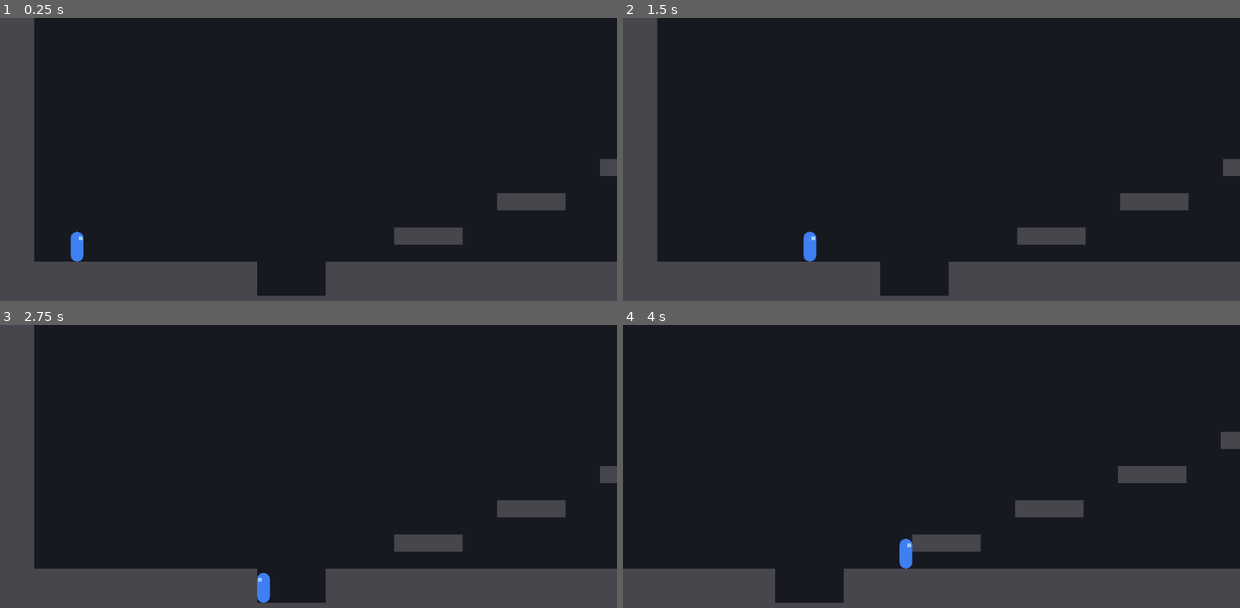
Above: before the commit, frames 1-4 (two rows, left to right).
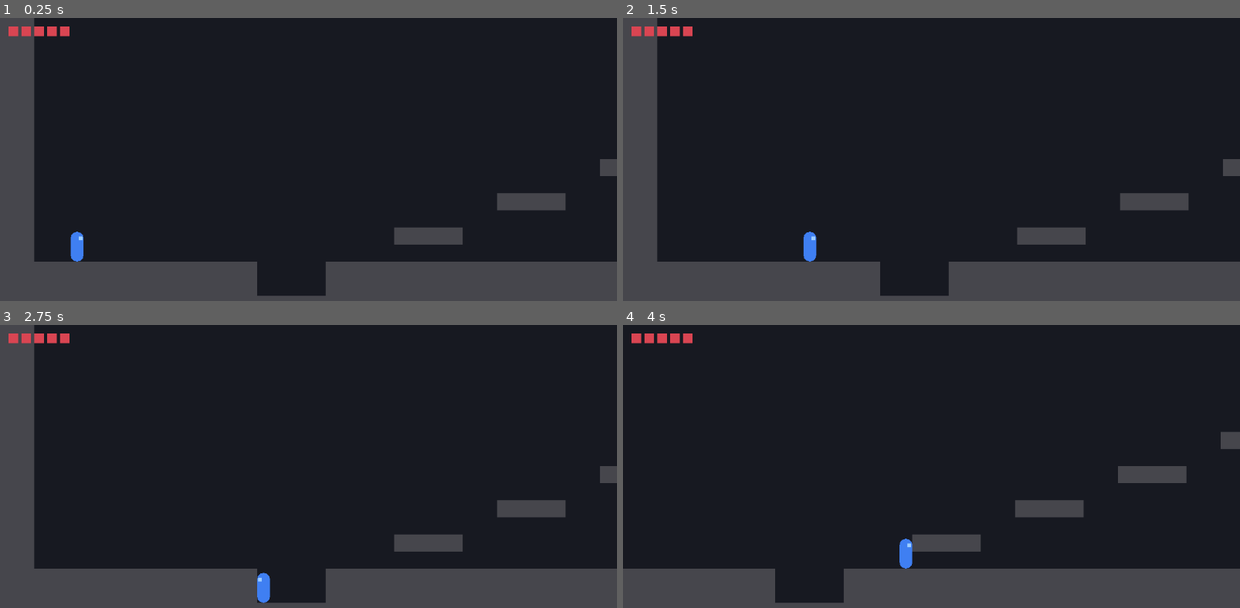
Above: after the commit, the same moments.

Repository: amin8448/rostam_haft_khan
Game: Godot game, scene res://scenes/world/main.tscn
Two runs of this game, one before a commit and one after it. Both use one fixed random seed, a clock stepped at 60 frames per second and the inputs below.
Inputs:
- Up to frame 1 (0.25 s): no input
- Up to frame 2 (1.5 s): tap Enter at 0.5 s; hold Right (move_right) from 0.53 s (still down); tap Z (attack) at 0.6 s; tap Space (jump) at 0.77, 0.8, 1.07, 1.35 s
- Up to frame 3 (2.75 s): tap Space (jump) at 1.52, 1.82, 2.3 s; tap Z (attack) at 1.55, 2.1 s; release Right (move_right) at 2.03 s; hold Left (move_left) from 2.03 s (still down)
- Up to frame 4 (4 s): release Left (move_left) at 2.78 s; hold Right (move_right) from 2.78 s (still down); tap Z (attack) at 2.85 s; tap Space (jump) at 3.02, 3.32, 3.6, 3.77 s

The runs differ from the first frame. In frame 1, 0.3% of the frame differs, in the area x 1-12%, y 2-7%; in frame 2, 0.3%; in frame 3, 0.3%; in frame 4, 0.3%.

Commit message:
Add Rostam's health, invulnerability, death, respawn and the HUD
Section 5. Five hits, 0.8 s of flickering invulnerability, knockback away from
the source, and 0.15 s of control loss so a hit interrupts instead of being
something you can run straight through. Gravity and the knockback keep applying
during the stun; only input is ignored.

The hurtbox is a direct child rather than a child of Visuals, for two reasons:
it must not flip with the sprite, and the invulnerability flicker hides Visuals
without also switching off the ability to be hit.

respawn() clears every timer, the combo index, the buffered attack, the air
attack flag, velocity, facing and any half-open hitbox. Death that leaves stale
state is how a respawned player ends up invisible, invulnerable or mid-swing.

Death fades to black, resets while the screen is black so the camera snap is
never seen, then fades back in. Room.reset() lets children opt in by having a
reset() of their own, so the room does not need to know what lives in it.

The HUD builds its pips from max_health rather than from a fixed node count, so
the health total stays one tunable number.

No autoload, as proposed: main.gd already owns the room, the player, the camera
and the HUD, which is everything the death sequence touches.

Co-Authored-By: Claude Opus 5 (1M context) <noreply@anthropic.com>

Diff:
--- a/scenes/player/rostam.tscn
+++ b/scenes/player/rostam.tscn
@@ -1,7 +1,8 @@
-[gd_scene load_steps=5 format=3]
+[gd_scene load_steps=7 format=3]
 
 [ext_resource type="Script" path="res://scripts/player/rostam.gd" id="1_rostam"]
 [ext_resource type="Script" path="res://scripts/combat/hitbox.gd" id="2_hitbox"]
+[ext_resource type="Script" path="res://scripts/combat/hurtbox.gd" id="3_hurtbox"]
 
 [sub_resource type="CapsuleShape2D" id="CapsuleShape2D_body"]
 radius = 12.0
@@ -9,6 +10,10 @@
 
 [sub_resource type="RectangleShape2D" id="RectangleShape2D_sword"]
 size = Vector2(34, 24)
+
+[sub_resource type="CapsuleShape2D" id="CapsuleShape2D_hurt"]
+radius = 12.0
+height = 56.0
 
 [node name="Rostam" type="CharacterBody2D"]
 collision_layer = 2
@@ -46,3 +51,13 @@
 
 [node name="CollisionShape2D" type="CollisionShape2D" parent="."]
 shape = SubResource("CapsuleShape2D_body")
+
+[node name="Hurtbox" type="Area2D" parent="."]
+collision_layer = 64
+collision_mask = 0
+monitoring = false
+script = ExtResource("3_hurtbox")
+body_path = NodePath("..")
+
+[node name="CollisionShape2D" type="CollisionShape2D" parent="Hurtbox"]
+shape = SubResource("CapsuleShape2D_hurt")
--- /dev/null
+++ b/scenes/ui/health_hud.tscn
@@ -0,0 +1,6 @@
+[gd_scene load_steps=2 format=3]
+
+[ext_resource type="Script" path="res://scripts/ui/health_hud.gd" id="1_hud"]
+
+[node name="HealthHud" type="CanvasLayer"]
+script = ExtResource("1_hud")
--- a/scenes/world/main.tscn
+++ b/scenes/world/main.tscn
@@ -1,9 +1,10 @@
-[gd_scene load_steps=5 format=3]
+[gd_scene load_steps=6 format=3]
 
 [ext_resource type="Script" path="res://scripts/world/main.gd" id="1_main"]
 [ext_resource type="PackedScene" path="res://scenes/rooms/khan1_01_marsh.tscn" id="2_room"]
 [ext_resource type="PackedScene" path="res://scenes/player/rostam.tscn" id="3_rostam"]
 [ext_resource type="Script" path="res://scripts/world/game_camera.gd" id="4_camera"]
+[ext_resource type="PackedScene" path="res://scenes/ui/health_hud.tscn" id="5_hud"]
 
 [node name="Main" type="Node2D"]
 script = ExtResource("1_main")
@@ -14,3 +15,17 @@
 
 [node name="GameCamera" type="Camera2D" parent="."]
 script = ExtResource("4_camera")
+
+[node name="HealthHud" parent="." instance=ExtResource("5_hud")]
+
+[node name="FadeLayer" type="CanvasLayer" parent="."]
+layer = 10
+
+[node name="Fade" type="ColorRect" parent="FadeLayer"]
+anchors_preset = 15
+anchor_right = 1.0
+anchor_bottom = 1.0
+grow_horizontal = 2
+grow_vertical = 2
+mouse_filter = 2
+color = Color(0, 0, 0, 0)
--- a/scripts/player/rostam.gd
+++ b/scripts/player/rostam.gd
@@ -1,7 +1,10 @@
 class_name Rostam
 extends CharacterBody2D
 
-enum State { IDLE, RUN, JUMP, FALL, ATTACK }
+signal health_changed(current: int, maximum: int)
+signal died
+
+enum State { IDLE, RUN, JUMP, FALL, ATTACK, DEAD }
 
 ## Indices 0 to 2 are the ground combo, index 3 is the air attack. One set of
 ## arrays rather than two so every swing goes through the same code path.
@@ -55,6 +58,16 @@
 ## back to the first hit.
 @export var combo_reset_time: float = 0.4
 
+@export_group("Health")
+@export var max_health: int = 5
+## Invulnerability after taking a hit, flickering so it is readable.
+@export var invulnerable_time: float = 0.8
+@export var flicker_interval: float = 0.06
+## Brief loss of control on being hit, so a hit interrupts rather than being
+## something you can run straight through.
+@export var control_loss_time: float = 0.15
+
+var health: int = 5
 var state: State = State.IDLE
 var facing: int = 1
 
@@ -67,25 +80,39 @@
 var _step_remaining: float = 0.0
 var _attack_buffered: bool = false
 var _air_attack_used: bool = false
+var _invuln_timer: float = 0.0
+var _control_timer: float = 0.0
+var _flicker_timer: float = 0.0
 
 @onready var _visuals: Node2D = $Visuals
 @onready var _sword: Hitbox = $Visuals/SwordHitbox
 
 
+func _ready() -> void:
+	health = max_health
+	health_changed.emit(health, max_health)
+
+
 func _physics_process(delta: float) -> void:
+	if state == State.DEAD:
+		return
+
 	# Hit pause freezes this body only. The camera keeps running, which is the
 	# whole reason this is not Engine.time_scale.
 	if _hit_pause_timer > 0.0:
 		_hit_pause_timer -= delta
 		return
 
-	var input_x: float = Input.get_axis("move_left", "move_right")
-
 	_update_timers(delta)
+
+	# Control loss is what makes a hit land: input is ignored for a moment, but
+	# gravity and the knockback keep applying.
+	var stunned: bool = _control_timer > 0.0
+	var input_x: float = 0.0 if stunned else Input.get_axis("move_left", "move_right")
 
 	if state == State.ATTACK:
 		_update_swing(delta)
-	else:
+	elif not stunned:
 		_try_start_attack()
 
 	if state == State.ATTACK:
@@ -97,7 +124,7 @@
 
 	# Jump after gravity, so the launch tick is exactly -jump_velocity rather
 	# than one tick of gravity short of it.
-	if state != State.ATTACK:
+	if state != State.ATTACK and not stunned:
 		_handle_jump()
 
 	move_and_slide()
@@ -121,6 +148,74 @@
 
 func is_attacking() -> bool:
 	return state == State.ATTACK
+
+
+func is_invulnerable() -> bool:
+	return _invuln_timer > 0.0
+
+
+func is_dead() -> bool:
+	return state == State.DEAD
+
+
+## Returns true only when damage was actually applied, so the attacker can tell
+## a real hit from one absorbed by invulnerability.
+func take_damage(amount: int, knockback: Vector2, _source: Node2D) -> bool:
+	if amount <= 0 or state == State.DEAD or _invuln_timer > 0.0:
+		return false
+
+	health = maxi(health - amount, 0)
+	health_changed.emit(health, max_health)
+	_cancel_swing()
+
+	if health == 0:
+		state = State.DEAD
+		velocity = Vector2.ZERO
+		_invuln_timer = 0.0
+		_visuals.visible = true
+		died.emit()
+		return true
+
+	_invuln_timer = invulnerable_time
+	_control_timer = control_loss_time
+	_flicker_timer = flicker_interval
+	velocity = knockback
+	state = State.IDLE if is_on_floor() else State.FALL
+	return true
+
+
+## Puts Rostam back at a spawn point with nothing left over from the run that
+## killed him: no timers, no combo, no velocity, no half-open hitbox.
+func respawn(at: Vector2) -> void:
+	global_position = at
+	velocity = Vector2.ZERO
+	health = max_health
+	state = State.IDLE
+	facing = 1
+
+	_coyote_timer = 0.0
+	_jump_buffer_timer = 0.0
+	_hit_pause_timer = 0.0
+	_invuln_timer = 0.0
+	_control_timer = 0.0
+	_flicker_timer = 0.0
+	_combo_timer = 0.0
+	_swing_index = 0
+	_swing_timer = 0.0
+	_step_remaining = 0.0
+	_attack_buffered = false
+	_air_attack_used = false
+
+	_sword.deactivate()
+	_visuals.visible = true
+	_visuals.scale.x = 1.0
+	health_changed.emit(health, max_health)
+
+
+func _cancel_swing() -> void:
+	_sword.deactivate()
+	_step_remaining = 0.0
+	_attack_buffered = false
 
 
 func get_swing_index() -> int:
@@ -140,6 +235,21 @@
 		_jump_buffer_timer = maxf(_jump_buffer_timer - delta, 0.0)
 
 	_combo_timer = maxf(_combo_timer - delta, 0.0)
+	_control_timer = maxf(_control_timer - delta, 0.0)
+	_update_invulnerability(delta)
+
+
+func _update_invulnerability(delta: float) -> void:
+	if _invuln_timer <= 0.0:
+		return
+	_invuln_timer -= delta
+	if _invuln_timer <= 0.0:
+		_visuals.visible = true
+		return
+	_flicker_timer -= delta
+	if _flicker_timer <= 0.0:
+		_flicker_timer = flicker_interval
+		_visuals.visible = not _visuals.visible
 
 
 func _try_start_attack(from_buffer: bool = false) -> void:
--- a/scripts/rooms/room.gd
+++ b/scripts/rooms/room.gd
@@ -16,3 +16,12 @@
 		push_warning("Room '%s' has no PlayerSpawn marker." % name)
 		return global_position
 	return spawn.global_position
+
+
+## Puts the room back to its starting state after a death. Children opt in by
+## having a reset() of their own, so the room does not need to know what lives
+## in it.
+func reset() -> void:
+	for child in get_children():
+		if child.has_method("reset"):
+			child.reset()
--- /dev/null
+++ b/scripts/ui/health_hud.gd
@@ -0,0 +1,35 @@
+extends CanvasLayer
+
+## Five health pips, top-left. Section 5: nothing else yet.
+##
+## Pips are built in code rather than laid out in the scene so max_health stays
+## a single tunable number instead of a node count to keep in sync.
+
+@export var pip_size: Vector2 = Vector2(18, 18)
+@export var pip_gap: float = 6.0
+@export var margin: Vector2 = Vector2(16, 16)
+@export var full_color: Color = Color(0.85, 0.27, 0.32, 1)
+@export var empty_color: Color = Color(0.18, 0.18, 0.22, 1)
+
+var _pips: Array[ColorRect] = []
+
+
+func set_health(current: int, maximum: int) -> void:
+	_build(maximum)
+	for i in _pips.size():
+		_pips[i].color = full_color if i < current else empty_color
+
+
+func _build(count: int) -> void:
+	if _pips.size() == count:
+		return
+	for pip in _pips:
+		pip.queue_free()
+	_pips.clear()
+	for i in count:
+		var pip: ColorRect = ColorRect.new()
+		pip.size = pip_size
+		pip.position = margin + Vector2((pip_size.x + pip_gap) * i, 0.0)
+		pip.mouse_filter = Control.MOUSE_FILTER_IGNORE
+		add_child(pip)
+		_pips.append(pip)
--- a/scripts/world/main.gd
+++ b/scripts/world/main.gd
@@ -1,11 +1,51 @@
 extends Node2D
 
+## Owns the room, the player, the camera and the HUD, and runs the death and
+## respawn sequence. No autoload: everything death needs is already here.
+
+## Seconds to fade out, and again to fade back in. Section 5 asks for a fade to
+## black on death; the room transition fade in section 7 will reuse this.
+@export var fade_time: float = 0.25
+
+var _respawning: bool = false
+
 @onready var _room: Room = $Room
-@onready var _player: Node2D = $Rostam
+@onready var _player: Rostam = $Rostam
 @onready var _camera: GameCamera = $GameCamera
+@onready var _hud: CanvasLayer = $HealthHud
+@onready var _fade: ColorRect = $FadeLayer/Fade
 
 
 func _ready() -> void:
 	_player.global_position = _room.get_spawn_position()
 	_camera.set_bounds(_room.bounds)
 	_camera.set_target(_player)
+
+	_player.health_changed.connect(_on_health_changed)
+	_player.died.connect(_on_player_died)
+	_on_health_changed(_player.health, _player.max_health)
+
+
+func _on_health_changed(current: int, maximum: int) -> void:
+	if _hud.has_method("set_health"):
+		_hud.set_health(current, maximum)
+
+
+func _on_player_died() -> void:
+	if _respawning:
+		return
+	_respawning = true
+
+	var tween: Tween = create_tween()
+	tween.tween_property(_fade, "color:a", 1.0, fade_time)
+	tween.tween_callback(_respawn)
+	tween.tween_property(_fade, "color:a", 0.0, fade_time)
+	tween.tween_callback(func() -> void: _respawning = false)
+
+
+## Everything resets while the screen is black, so the snap is never seen.
+func _respawn() -> void:
+	_player.respawn(_room.get_spawn_position())
+	if _room.has_method("reset"):
+		_room.reset()
+	_camera.set_target(_player)
Not shown, added: scripts/ui/health_hud.gd.uid
